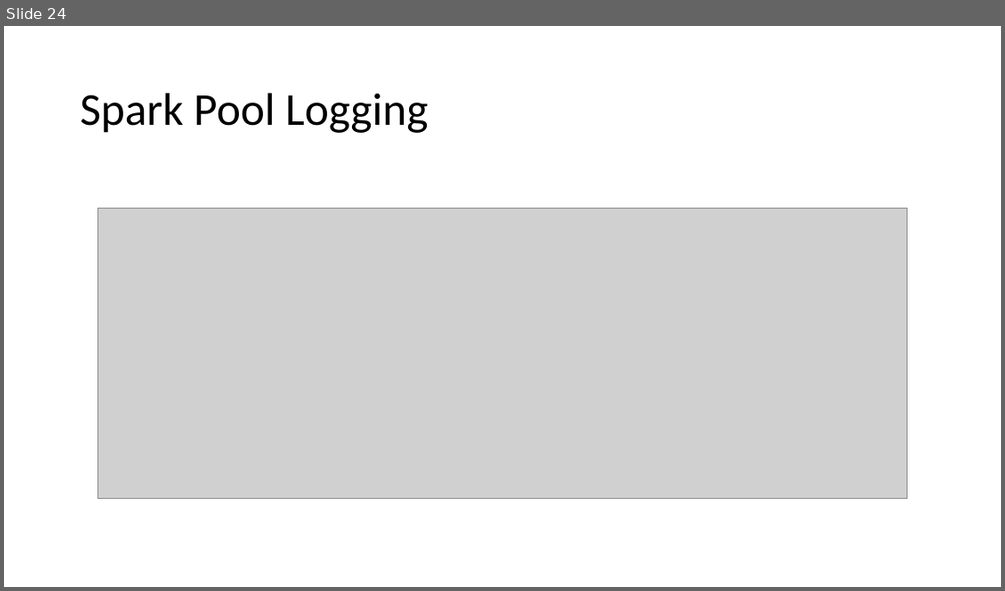
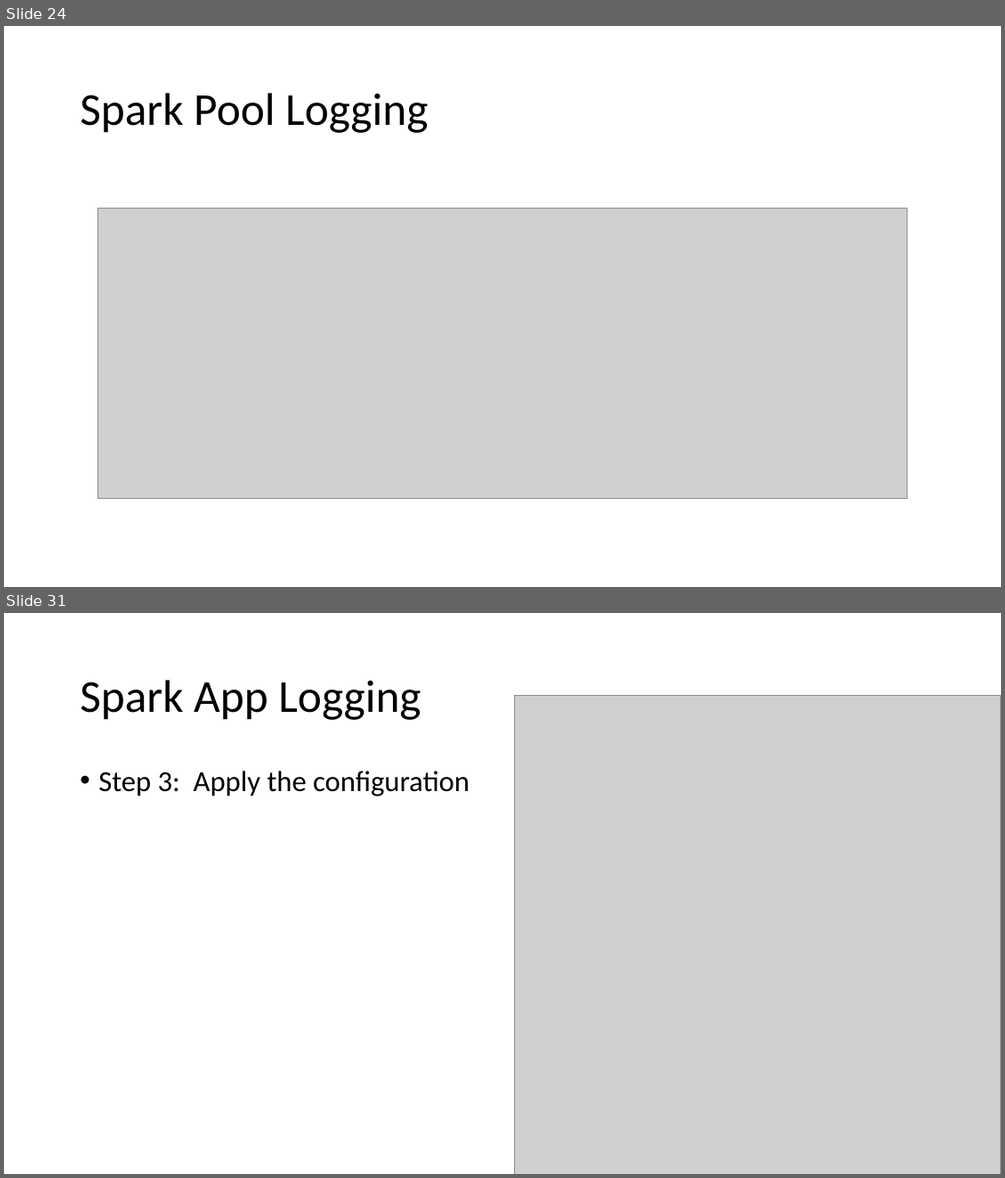
Before and after one commit to solliancenet/precon-synapse-power-bi, a slide deck: Slides/03 - Synapse Administration.pptx. Shown one above the other, each under a label of ours: slide 24 before the commit, slides 24 and 31 after it; the slides between them are not shown. The pictures are 1005x591 and 1005x1178 pixels, drawn with LibreOffice and Linux fonts; fonts in the diff are those of the drawing; grey boxes stand for pictures. Boxes give left, top, right and bottom in pixels: in the first picture for what was removed or moved away, otherwise in the second. Text is boxed around its words. In the diff, an @@ line names an element or a change of style, - is before the commit and + after.

```diff
--- a/Slides/03 - Synapse Administration.pptx
+++ b/Slides/03 - Synapse Administration.pptx
@@ slide 31 added at [4,613,1001,1174], background #FFFFFF @@
@@ title added at [80,680,421,720], 44 pt, text #000000 @@
+Spark App Logging
@@ picture added at [514,695,1001,1174] @@
@@ text added at [98,771,469,796], 28 pt, text #000000 @@
+• Step 3: Apply the configuration
```
Also in this commit, not shown: 7 other slides added, 1 slide removed, 1 other file.
